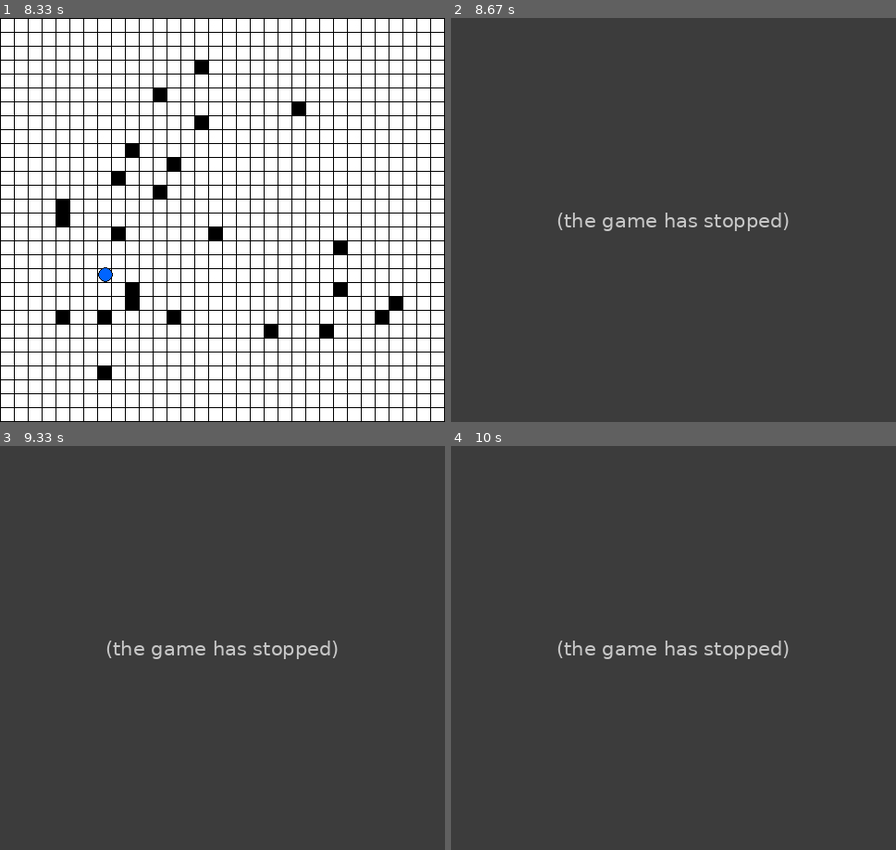
Above: before the commit, frames 1-4 (two rows, left to right).
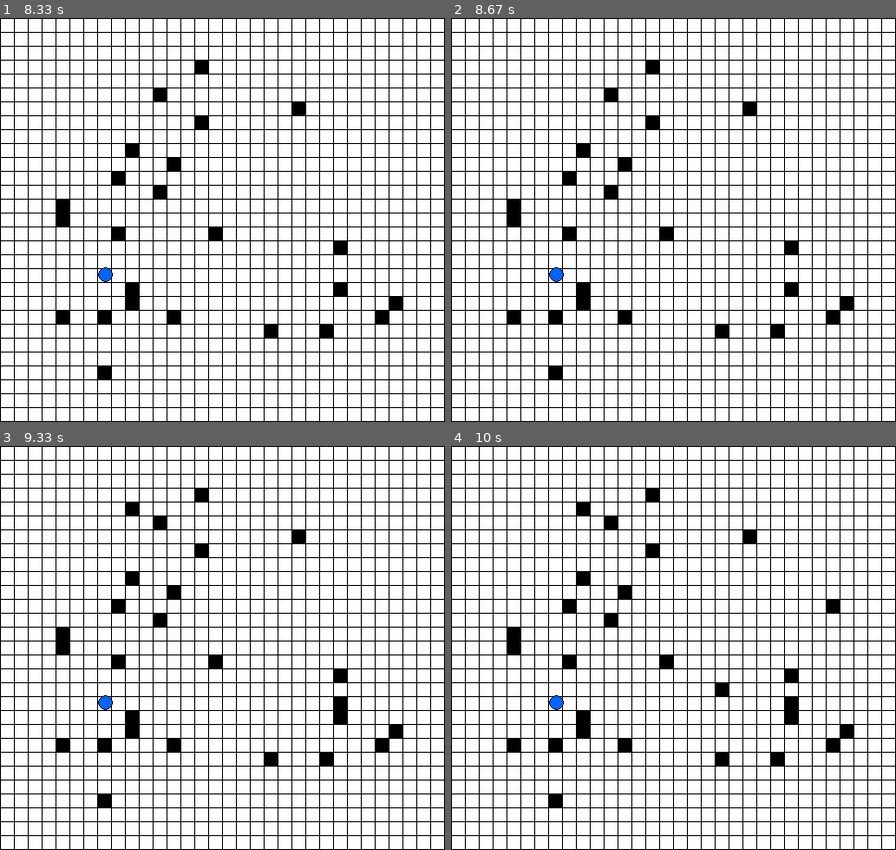
Above: after the commit, the same moments.

Repository: amstocker/TDgame
Game: pygame game, started from pathfinding_demo/demo.py
Two runs of this game, one before a commit and one after it. Both use one fixed random seed, a clock stepped at 60 frames per second and the inputs below. The source is Python 2; it was converted automatically to run under Python 3.
Inputs (mouse positions are in pixels of both pictures, inside the frame that each line leads up to):
- Up to frame 1 (8.33 s): press the mouse at (102, 135) at 0.37 s; move the mouse to (200, 119) at 0.47 s; release the mouse at (302, 106) at 0.6 s; click (333, 252) at 0.72 s; click (373, 308) at 1.05 s; right-click (97, 272) at 1.38 s; click (120, 228) at 1.72 s; click (120, 179) at 2.05 s; click (324, 325) at 2.38 s; click (97, 365) at 2.72 s; click (169, 155) at 3.05 s; click (66, 199) at 3.38 s; click (178, 321) at 3.72 s; click (62, 220) at 4.05 s; click (137, 155) at 4.38 s; click (213, 236) at 4.72 s; click (155, 187) at 5.05 s; click (97, 312) at 5.38 s; click (124, 288) at 5.72 s; click (262, 325) at 6.05 s; click (155, 94) at 6.38 s; click (333, 284) at 6.72 s; click (204, 66) at 7.05 s; click (387, 300) at 7.38 s; click (66, 316) at 7.72 s; click (124, 296) at 8.05 s
- Up to frame 2 (8.67 s): right-click (508, 203) at 8.38 s
- Up to frame 3 (9.33 s): click (129, 510) at 8.72 s; click (333, 704) at 9.05 s
- Up to frame 4 (10 s): click (722, 680) at 9.38 s; click (824, 599) at 9.72 s

Frame 1 is identical in both runs. In frame 2, 100% of the frame differs, in the area x 0-100%, y 0-100%; in frame 3, 100%; in frame 4, 100%.
Error before the commit: KeyError: 0 (demo.py line 219); the game stopped at 8.4 s (later frames are placeholders)

Commit message:
fixed obvious scenario of no possible path

Diff:
--- a/pathfinding_demo/demo.py
+++ b/pathfinding_demo/demo.py
@@ -115,7 +115,7 @@
 
 
 
-
+# minimum distance priority queue
 class BinaryHeap:
     def __init__(self):
         self.heap = [0,[0,-1],[0,-1],[0,-1]]
@@ -216,6 +216,8 @@
     waypoints = [target]
     p = target
     while p != source:
+        if p == 0:
+            return [source]
         p = D[p][1]
         waypoints.insert(0, p)
     return waypoints
